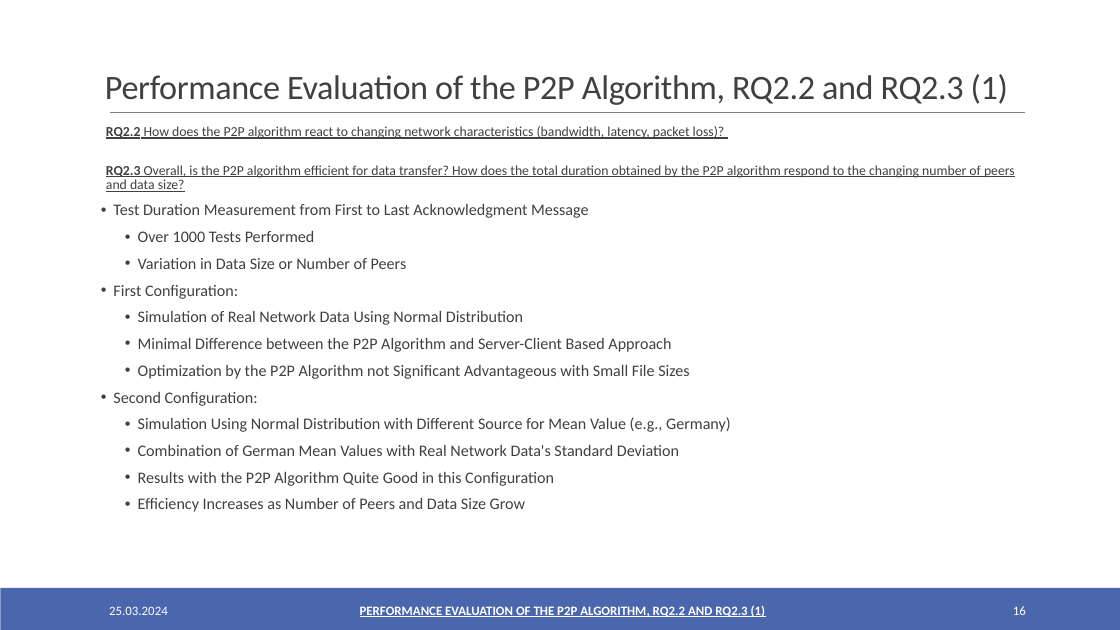
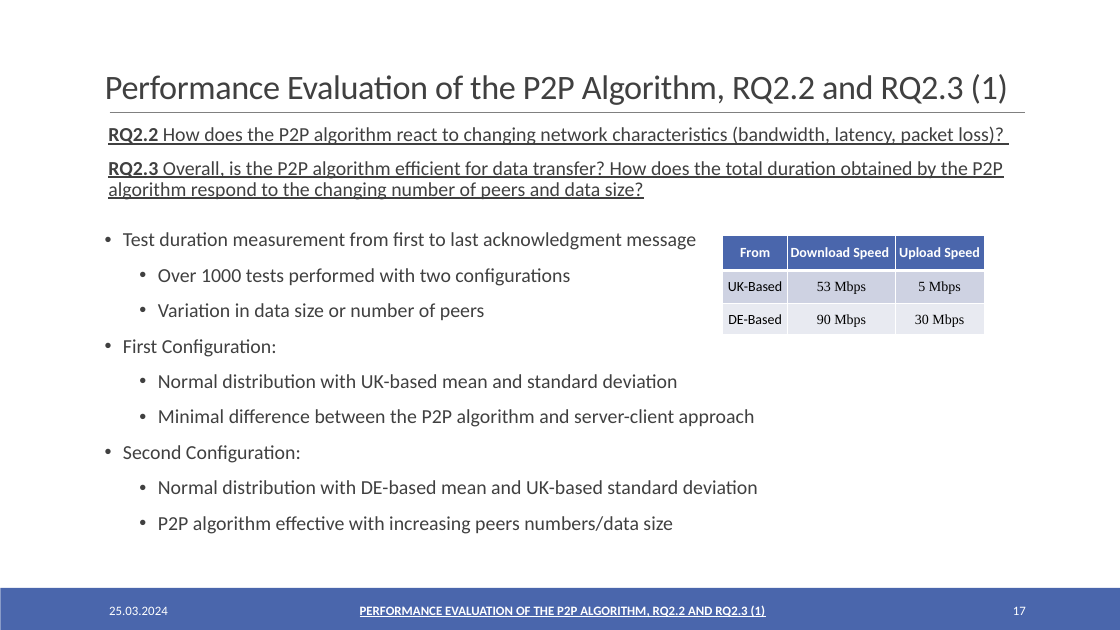
Before and after one commit to oezcankaraca/abschlussvortrag, a slide deck: slide 17 of Abschlussvortrag.pptx (slide 16 before the commit). Drawn at 1120x630 pixels with LibreOffice and Linux fonts; fonts in the diff are those of the drawing. Boxes give left, top, right and bottom in pixels: in the first picture for what was removed or moved away, otherwise in the second. Text is boxed around its words. In the diff, an @@ line names an element or a change of style, - is before the commit and + after.

```diff
--- a/Abschlussvortrag.pptx
+++ b/Abschlussvortrag.pptx
@@ text removed at bbox=[106, 126, 1015, 512] @@
-  RQ2.2 How does the P2P algorithm react to changing network characteristics (bandwidth, latency, packet loss)?
-  RQ2.3 Overall, is the P2P algorithm efficient for data transfer? How does the total duration obtained by the P2P algorithm respond to the changing number of peers and data size?
-• Test Duration Measurement from First to Last Acknowledgment Message
-  • Over 1000 Tests Performed
-  • Variation in Data Size or Number of Peers
-• First Configuration:
-  • Simulation of Real Network Data Using Normal Distribution
-  • Minimal Difference between the P2P Algorithm and Server-Client Based Approach
-  • Optimization by the P2P Algorithm not Significant Advantageous with Small File Sizes
-• Second Configuration:
-  • Simulation Using Normal Distribution with Different Source for Mean Value (e.g., Germany)
-  • Combination of German Mean Values with Real Network Data's Standard Deviation
-  • Results with the P2P Algorithm Quite Good in this Configuration
-  • Efficiency Increases as Number of Peers and Data Size Grow
@@ text added at bbox=[108, 126, 1004, 200], 17 pt, text #404040, underline @@
+  RQ2.2 How does the P2P algorithm react to changing network characteristics (bandwidth, latency, packet loss)?
+  RQ2.3 Overall, is the P2P algorithm efficient for data transfer? How does the total duration obtained by the P2P algorithm respond to the changing number of peers and data size?
@@ text added at bbox=[123, 232, 758, 534], 17 pt, text #404040 @@
+• Test duration measurement from first to last acknowledgment message
+  • Over 1000 tests performed with two configurations
+  • Variation in data size or number of peers
+• First Configuration:
+  • Normal distribution with UK-based mean and standard deviation
+  • Minimal difference between the P2P algorithm and server-client approach
+• Second Configuration:
+  • Normal distribution with DE-based mean and UK-based standard deviation
+  • P2P algorithm effective with increasing peers numbers/data size
@@ table added at bbox=[723, 236, 985, 419], 3 rows, 3 columns @@
+From | Download Speed | Upload Speed
+UK-Based | 53 Mbps | 5 Mbps
+DE-Based | 90 Mbps | 30 Mbps
@@ page number at bbox=[1013, 606, 1026, 615]: text changed @@
-16
+17
```
Also in this commit, not shown: 17 other slides changed, 2 slides added, 2 other files.
